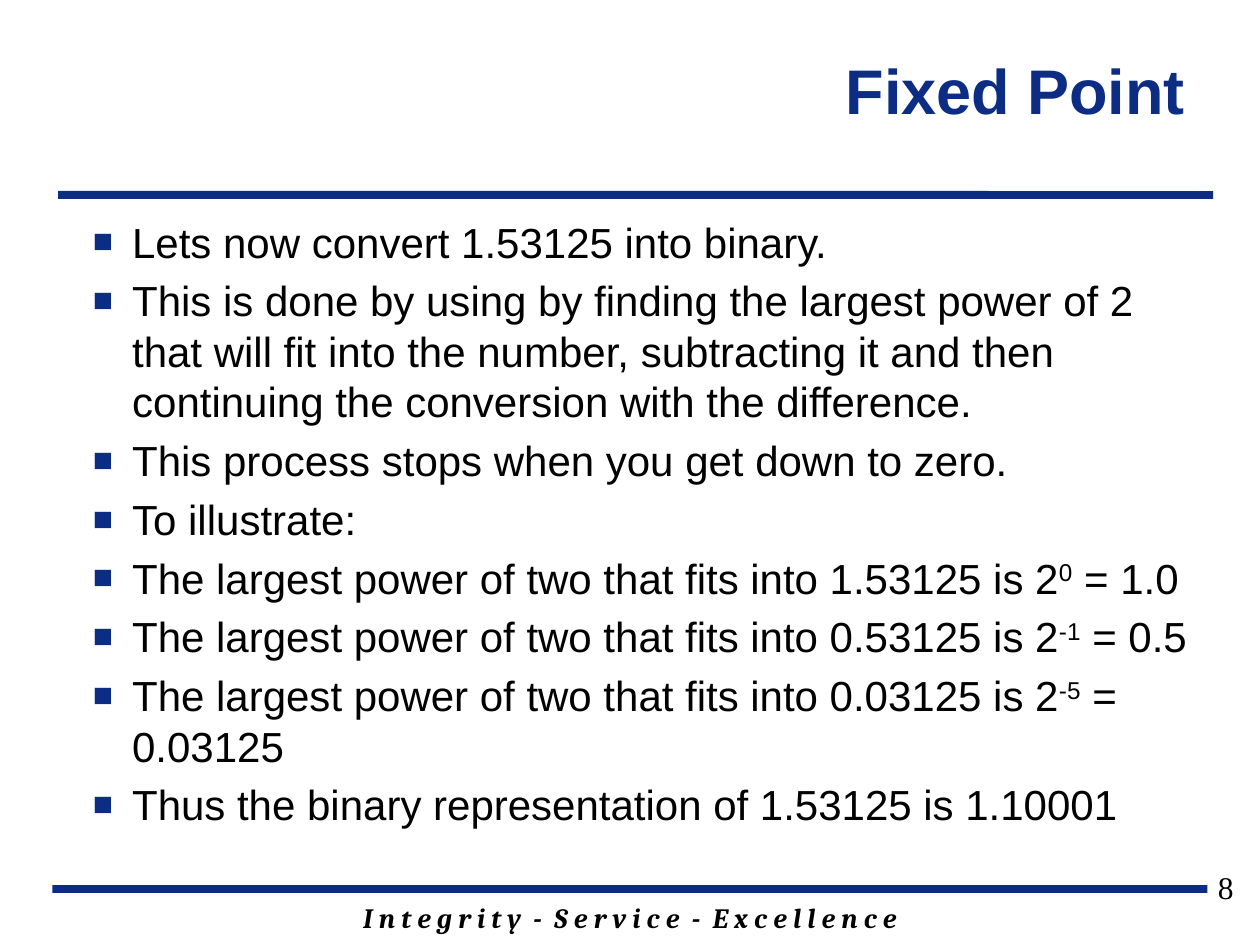
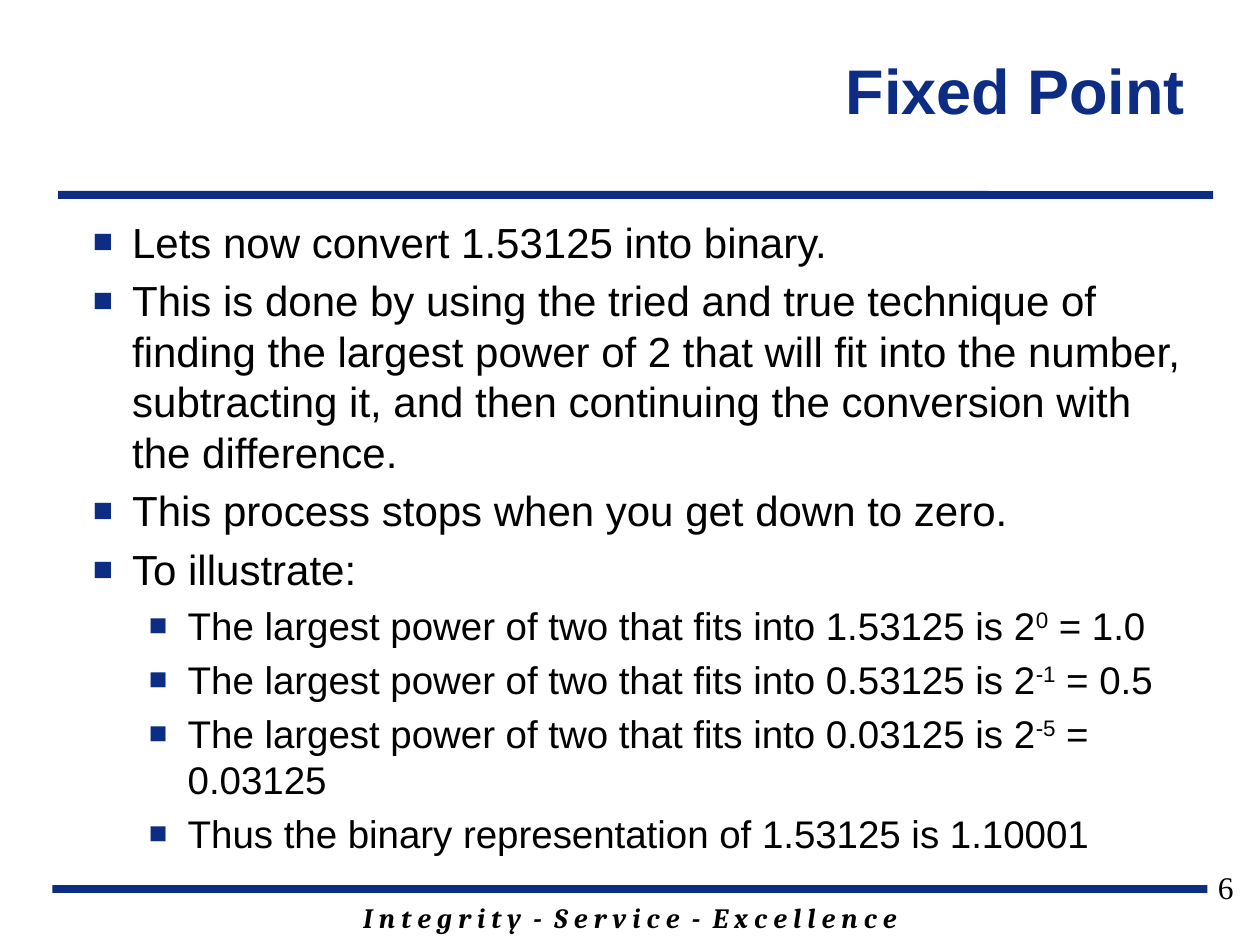
Before and after one commit to jfalkinburg/ECE383_web, a slide deck: slide 6 of lecture/slides/ECE_383_Lec23.pptx (slide 8 before the commit). Drawn at 1260x945 pixels with LibreOffice and Linux fonts; fonts in the diff are those of the drawing; background and template pictures are left out. Boxes give left, top, right and bottom in pixels: in the first picture for what was removed or moved away, otherwise in the second. Text is boxed around its words. In the diff, an @@ line names an element or a change of style, - is before the commit and + after.

```diff
--- a/lecture/slides/ECE_383_Lec23.pptx
+++ b/lecture/slides/ECE_383_Lec23.pptx
@@ text at <box>132,285,1180,469</box>: text changed @@
-■ This is done by using by finding the largest power of 2 that will fit into the number, subtracting it and then continuing the conversion with the difference.
+■ This is done by using the tried and true technique of finding the largest power of 2 that will fit into the number, subtracting it, and then continuing the conversion with the difference.
@@ text at <box>188,612,1152,855</box>: size 24 to 22 pt in "The largest power of two that fits ...", "The largest power of two that fits ...", "The largest power of two that fits ...", "Thus the binary representation of 1.53125 is ..."; list level 1 to 2 in "The largest power of two ..."; list level 1 to 2 in "Thus the binary representation of ..." @@
@@ page number at <box>1218,878,1234,900</box>: text changed @@
-8
+6
```
Also in this commit, not shown: 6 other slides changed, 4 slides added, 1 slide removed, 4 other files.
